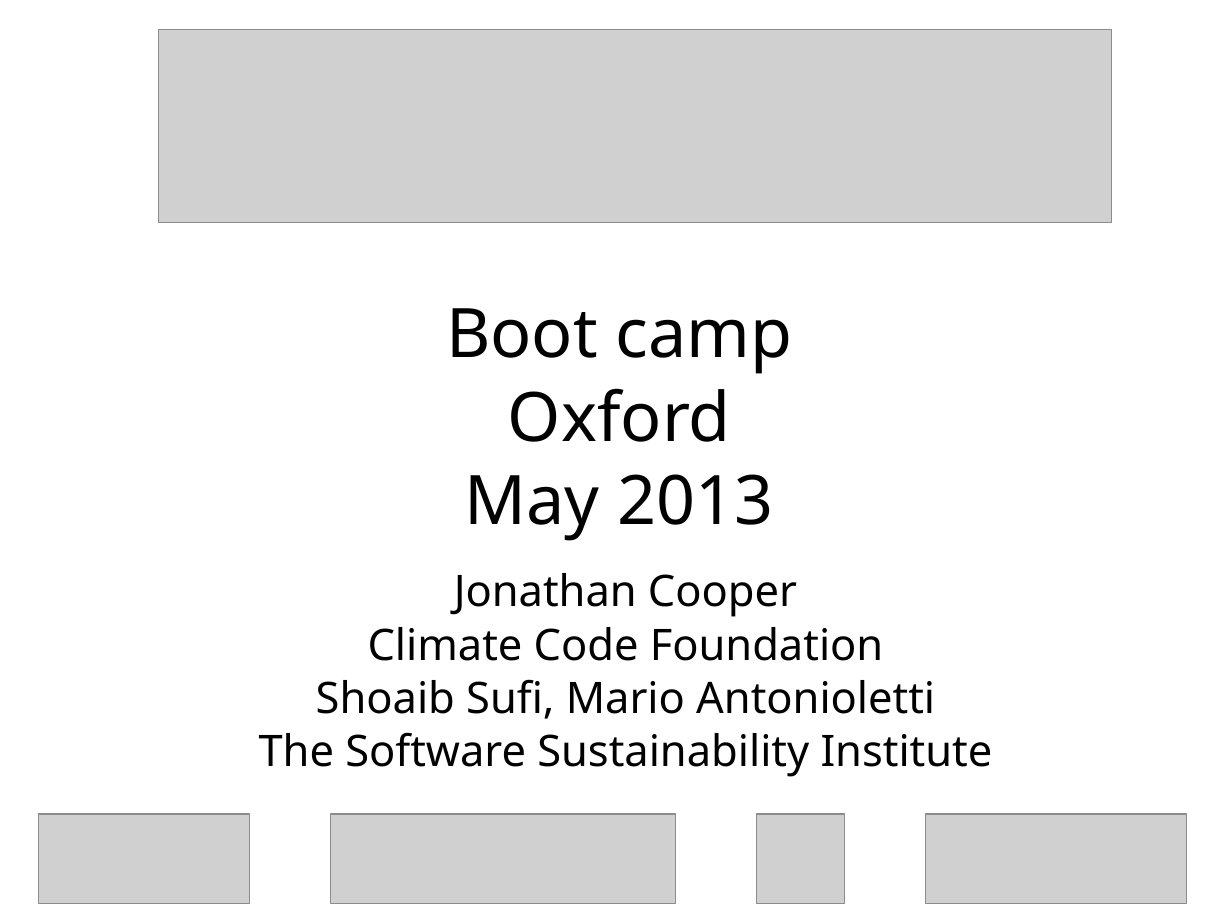
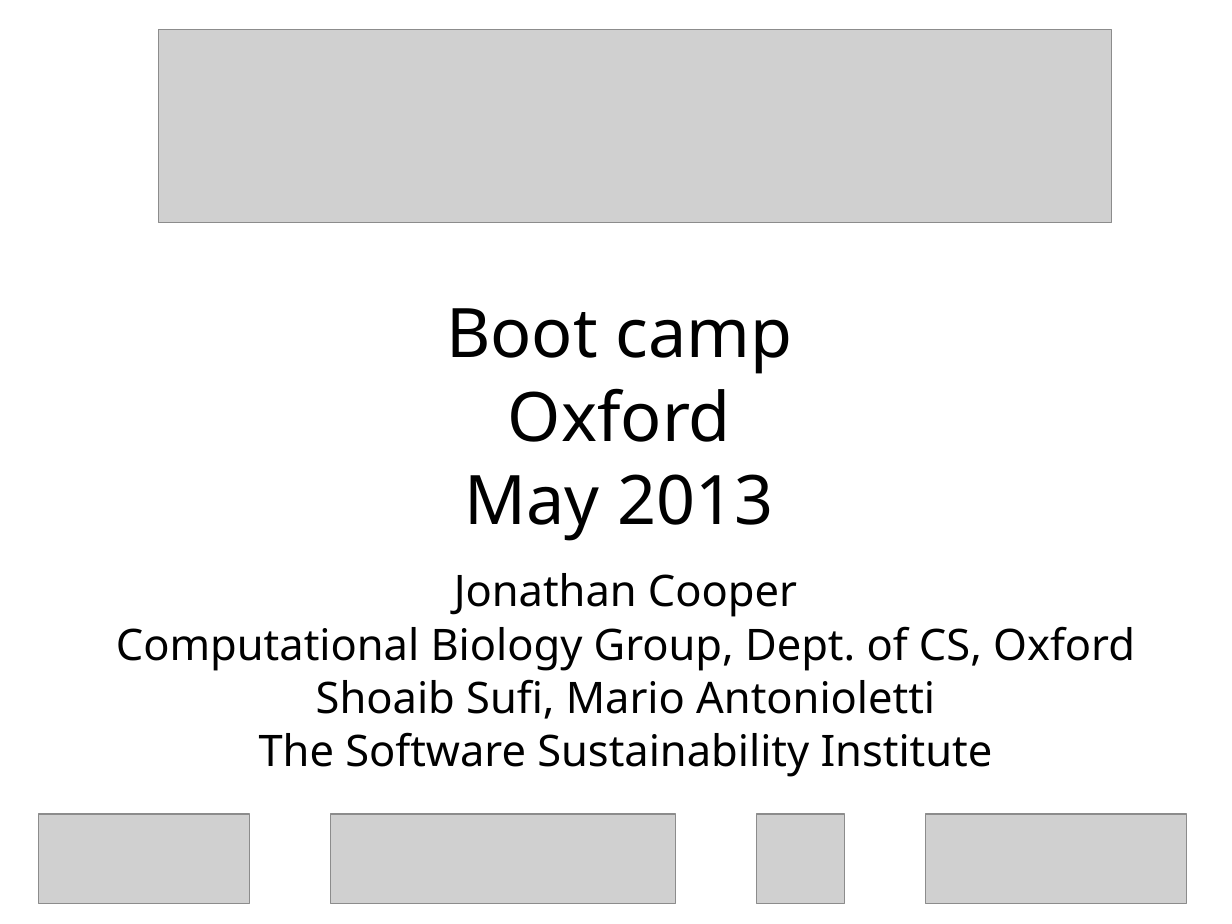
Before and after one commit to swcarpentry/DEPRECATED-boot-camps, a slide deck: slide 1 of Welcome.ppt. Drawn at 1232x924 pixels with LibreOffice and Linux fonts; fonts in the diff are those of the drawing; grey boxes stand for pictures. Boxes give left, top, right and bottom in pixels: in the first picture for what was removed or moved away, otherwise in the second. Text is boxed around its words. In the diff, an @@ line names an element or a change of style, - is before the commit and + after.

```diff
--- a/Welcome.ppt
+++ b/Welcome.ppt
@@ text at box(116, 626, 1135, 671): text changed @@
-Climate Code Foundation
+Computational Biology Group, Dept. of CS, Oxford
```
Also in this commit, not shown: 2 other slides changed.
